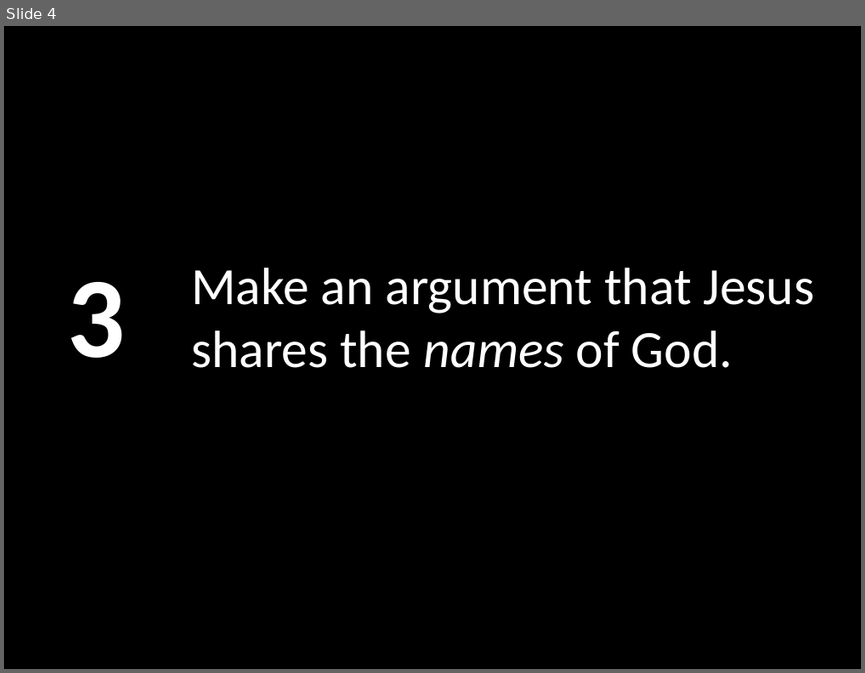
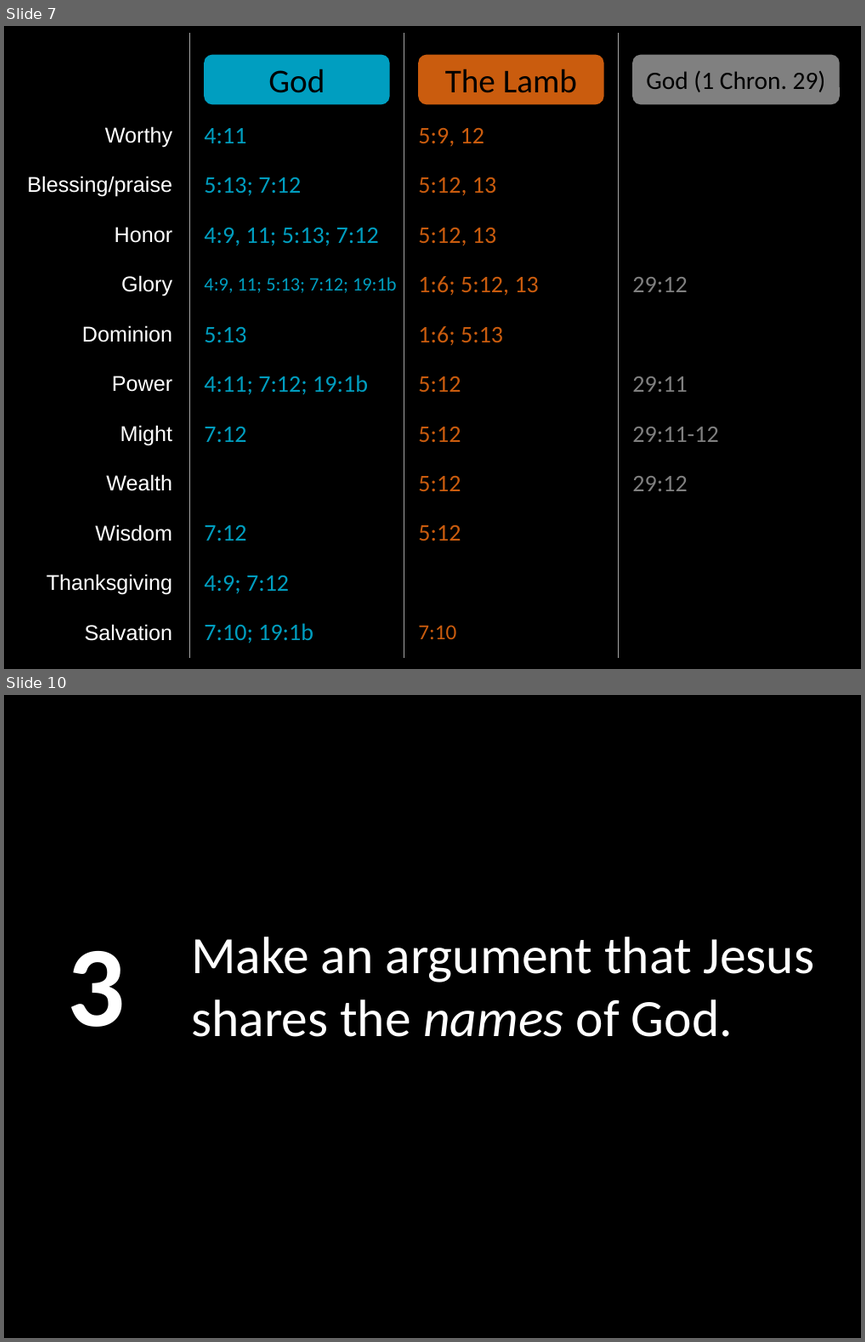
Before and after one commit to LukeMurphey/Ai1L, a slide deck: companion-website/public/files/20. Jesus didn't claim to be God.pptx. Shown one above the other, each under a label of ours: slide 4 before the commit, slides 7 and 10 after it; the slides between them are not shown. The pictures are 865x673 and 865x1342 pixels, drawn with LibreOffice and Linux fonts; fonts in the diff are those of the drawing. Boxes give left, top, right and bottom in pixels: in the first picture for what was removed or moved away, otherwise in the second. Text is boxed around its words. In the diff, an @@ line names an element or a change of style, - is before the commit and + after.

```diff
--- a/companion-website/public/files/20. Jesus didn't claim to be God.pptx
+++ b/companion-website/public/files/20. Jesus didn't claim to be God.pptx
@@ slide 7 added at (4, 26, 861, 669), background #000000 @@
@@ table added at (14, 33, 850, 651), 12 rows, 4 columns @@
+ |  |  | 
+Worthy | 4:11 | 5:9, 12 | 
+Blessing/praise | 5:13; 7:12 | 5:12, 13 | 
+Honor | 4:9, 11; 5:13; 7:12 | 5:12, 13 | 
+Glory | 4:9, 11; 5:13; 7:12; 19:1b | 1:6; 5:12, 13 | 29:12
+Dominion | 5:13 | 1:6; 5:13 | 
+Power | 4:11; 7:12; 19:1b | 5:12 | 29:11
+Might | 7:12 | 5:12 | 29:11-12
+Wealth |  | 5:12 | 29:12
+Wisdom | 7:12 | 5:12 | 
+Thanksgiving | 4:9; 7:12 |  | 
+Salvation | 7:10; 19:1b | 7:10 | 
@@ rounded rectangle added at (204, 54, 390, 104), fill #009EC0, 28 pt, text #000000 @@
+God
@@ rounded rectangle added at (418, 54, 604, 104), fill #CA5C0E, 28 pt, text #000000 @@
+The Lamb
@@ rounded rectangle added at (632, 54, 840, 104), fill #808080, 21 pt, text #000000 @@
+God (1 Chron. 29)
@@ what was slide 4 is now slide 10 @@
```
Also in this commit, not shown: 11 other slides added, 1 slide removed, 2 other files.
